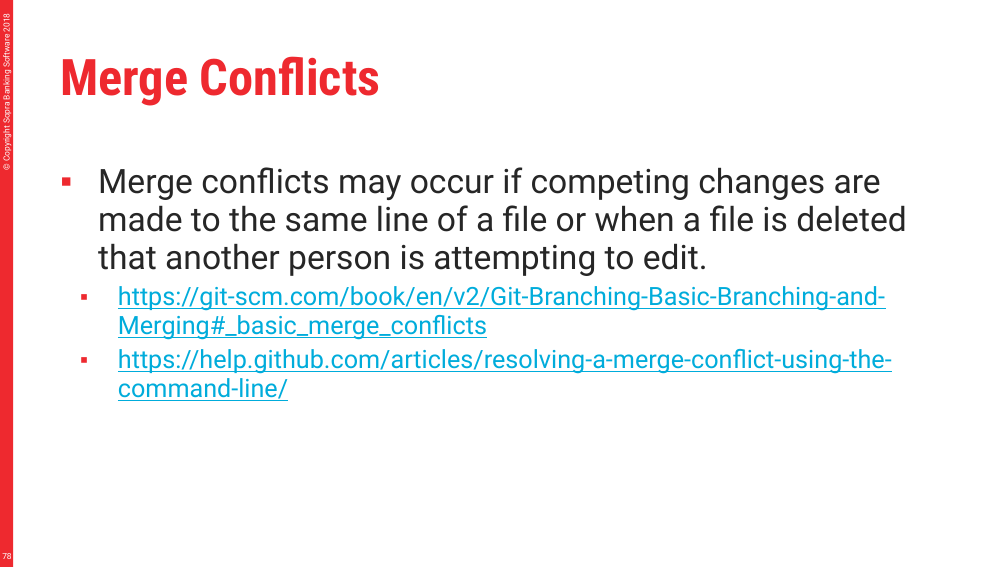
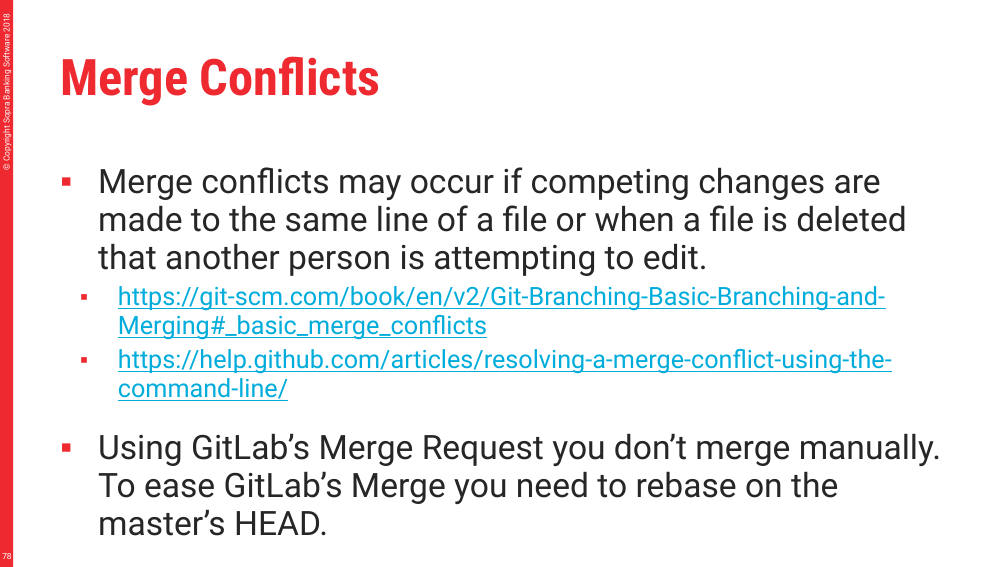
Before and after one commit to divesh979/murari, a slide deck: slide 78 of material/Git.pptx. Drawn at 1008x567 pixels with LibreOffice and Linux fonts; fonts in the diff are those of the drawing. Boxes give left, top, right and bottom in pixels: in the first picture for what was removed or moved away, otherwise in the second. Text is boxed around its words. In the diff, an @@ line names an element or a change of style, - is before the commit and + after.

```diff
--- a/material/Git.pptx
+++ b/material/Git.pptx
@@ text at bbox=[98, 433, 941, 536]: paragraph added @@
+▪ Using GitLab’s Merge Request you don’t merge manually. To ease GitLab’s Merge you need to rebase on the master’s HEAD.
```
Also in this commit, not shown: 13 other slides changed, 2 other files.
